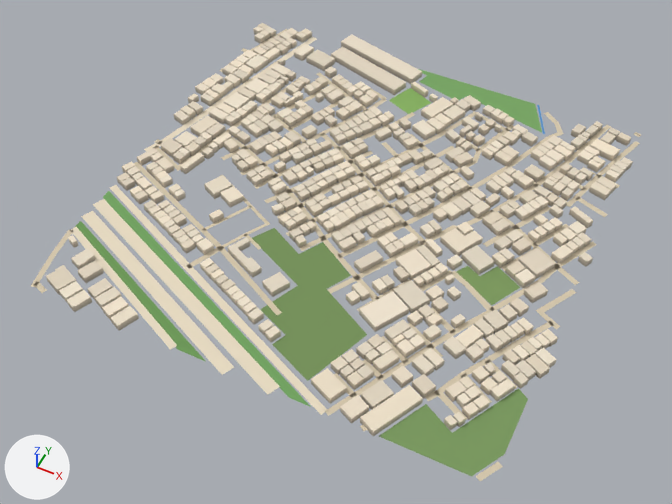
The glTF model public/assets/bengaluru-region-v1/tiles/t13_9-l0.glb: old version first, new version second.
Camera for both pictures: a camera (50 mm lens) standing at (7052.0, 4102.0, 721.0) and looking at (6750.0, 4707.0, -35.0). The axes (+X, +Y, +Z) are drawn at lower left. The lights are the same throughout. The first picture is the older version.

The first picture shows 'building', 'ground' and 1 more.
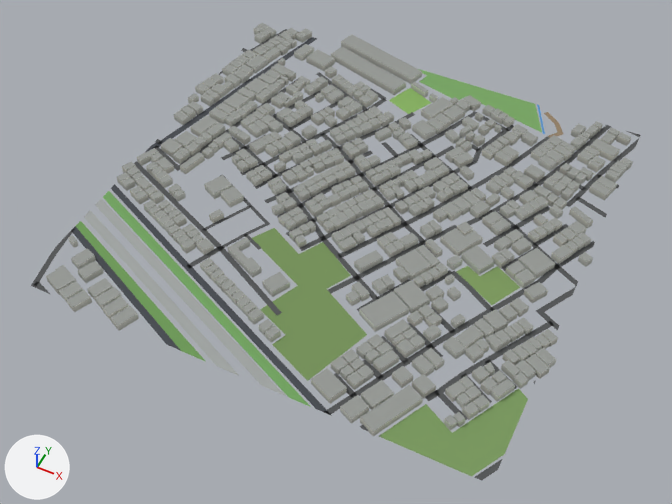
Pixel boxes (x1, y1, x2, y2) of what changed, in the pictures (672 x 504 px; the box of a moved part takes in the faces that stretch with it):
part 1 of me_building, recoloured (darker)
    both: (46, 23, 633, 435)
part 2 of me_ground, rebuilt
    before: (81, 211, 234, 375)
    after: (84, 211, 239, 376)
part 3 of me_ground, rebuilt (30% wider, 19% taller)
    before: (71, 227, 177, 350)
    after: (96, 199, 234, 346)
part 4 of me_ground, rebuilt
    before: (224, 340, 280, 395)
    after: (226, 341, 285, 395)
part 5 of me_ground, rebuilt (15% taller)
    before: (476, 462, 503, 481)
    after: (475, 459, 502, 481)
part 6 of me_ground, moved or reshaped
    before: (31, 139, 367, 431)
    after: (31, 139, 368, 431)
part 7 of me_ground, moved or reshaped
    before: (464, 125, 641, 329)
    after: (464, 125, 641, 384)
part 8 of me_ground, moved or reshaped
    before: (219, 29, 317, 72)
    after: (218, 29, 317, 75)
part 9 of me_ground, recoloured
    both: (33, 37, 615, 430)

Edits to the bpy script that builds the scene:
```text
Change me_building:
    used by ob_building; location = (6500.0, 4500.0, 0.0)
    remove me_building.from_pydata(...)  # 4686 vertices, 5869 faces; spans x -8.0..510.0, y -7.0..520.0, z 0.0..8.0
    add me_building.from_pydata(...)  # 4686 vertices, 7052 faces; spans x -8.0..510.0, y -7.0..520.0, z 0.0..8.0
    me_building part 1: 5869 kept faces spanning x -8.0..510.0, y -7.0..520.0, z 0.0..8.0 get new vertex colours
Change me_ground:
    used by ob_ground; location = (6500.0, 4500.0, 0.0)
    remove me_ground.from_pydata(...)  # 994 vertices, 888 faces; spans x -4.0..503.0, y -6.0..503.0, z 1.0
    add me_ground.from_pydata(...)  # 1017 vertices, 909 faces; spans x 0.0..500.0, y 0.0..500.0, z 1.0
    me_ground part 2: the loose piece of 18 vertices spanning x -3.0..244.0, y -6.0..114.0, z 1.0 is rebuilt with 18 vertices and now spans x 0.0..254.0, y 0.0..113.0, z 1.0
    me_ground part 3: the loose piece of 12 vertices spanning x -2.0..183.0, y -4.0..87.0, z 1.0 is rebuilt with 16 vertices and now spans x 0.0..228.0, y 23.0..133.0, z 1.0
    me_ground part 4: the loose piece of 6 vertices spanning x 223.0..292.0, y -6.0..34.0, z 1.0 is rebuilt with 8 vertices and now spans x 224.0..302.0, y 0.0..33.0, z 1.0
    me_ground part 5: the loose piece of 4 vertices spanning x 485.0..503.0, y -1.0..23.0, z 1.0 is rebuilt with 6 vertices and now spans x 484.0..500.0, y 0.0..28.0, z 1.0
    me_ground part 6: 29 vertices moved from x -4.0..384.0, y -4.0..243.0, z 1.0 to x 0.0..385.0, y 0.0..243.0, z 1.0; 28 vertices removed from x -3.0..346.0, y -3.0..217.0, z 1.0; 36 vertices added at x 0.0..350.0, y 0.0..230.0, z 1.0
    me_ground part 7: 19 vertices moved from x 431.0..503.0, y 175.0..501.0, z 1.0 to x 431.0..500.0, y 176.0..500.0, z 1.0; 16 vertices removed from x 492.0..503.0, y 188.0..503.0, z 1.0; 23 vertices added at x 481.0..500.0, y 114.0..500.0, z 1.0
    me_ground part 8: 11 vertices moved from x -3.0..76.0, y 383.0..501.0, z 1.0 to x 0.0..76.0, y 370.0..500.0, z 1.0; 5 vertices removed from x -1.0..35.0, y 434.0..501.0, z 1.0; 5 vertices added at x 0.0..35.0, y 440.0..500.0, z 1.0
    me_ground part 9: 495 kept faces spanning x 0.0..500.0, y 0.0..500.0, z 1.0 get new vertex colours; the middle colour goes from beige #d7c9ae to dark grey #535556
    other edits to the shape of me_ground do not show in these pictures
```
